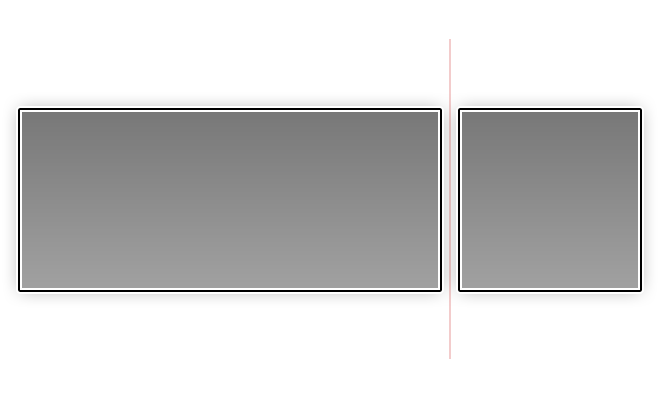
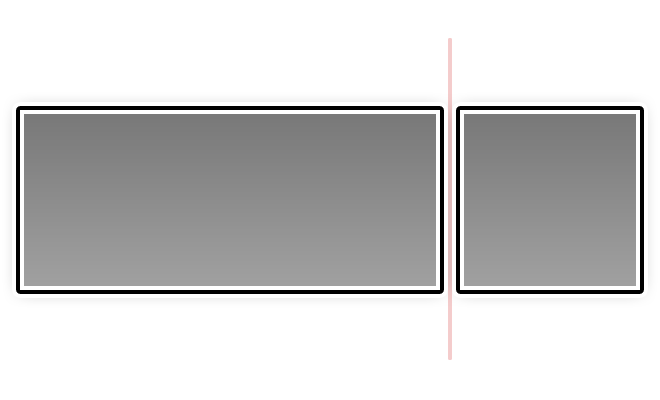
Layer changes from the first 660x400 image to the second:
pixels changed over [12, 38, 648, 360] (layer not identified)
